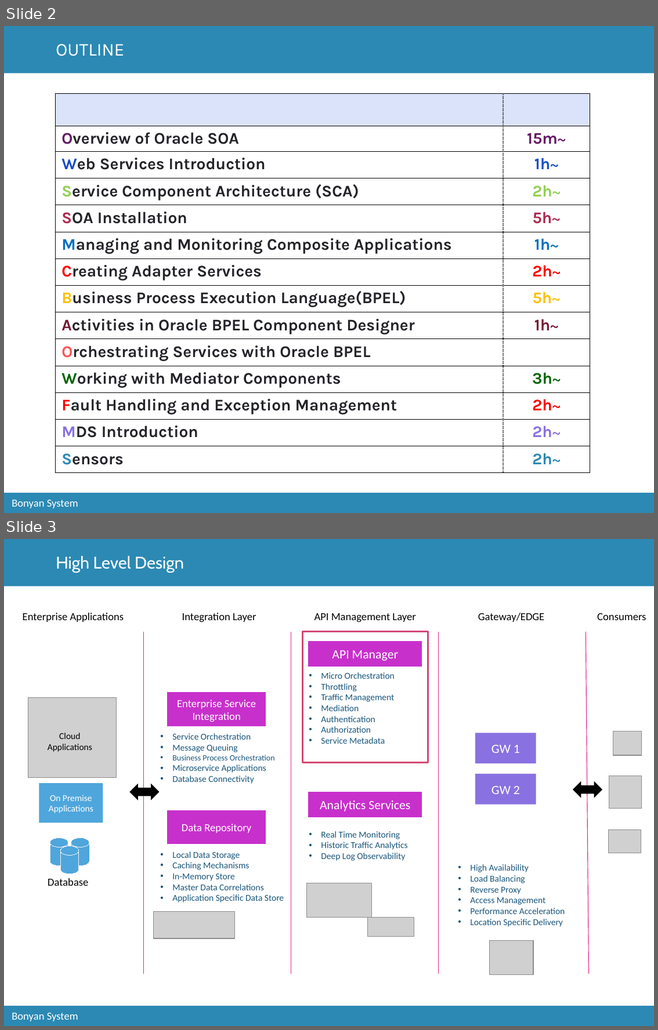
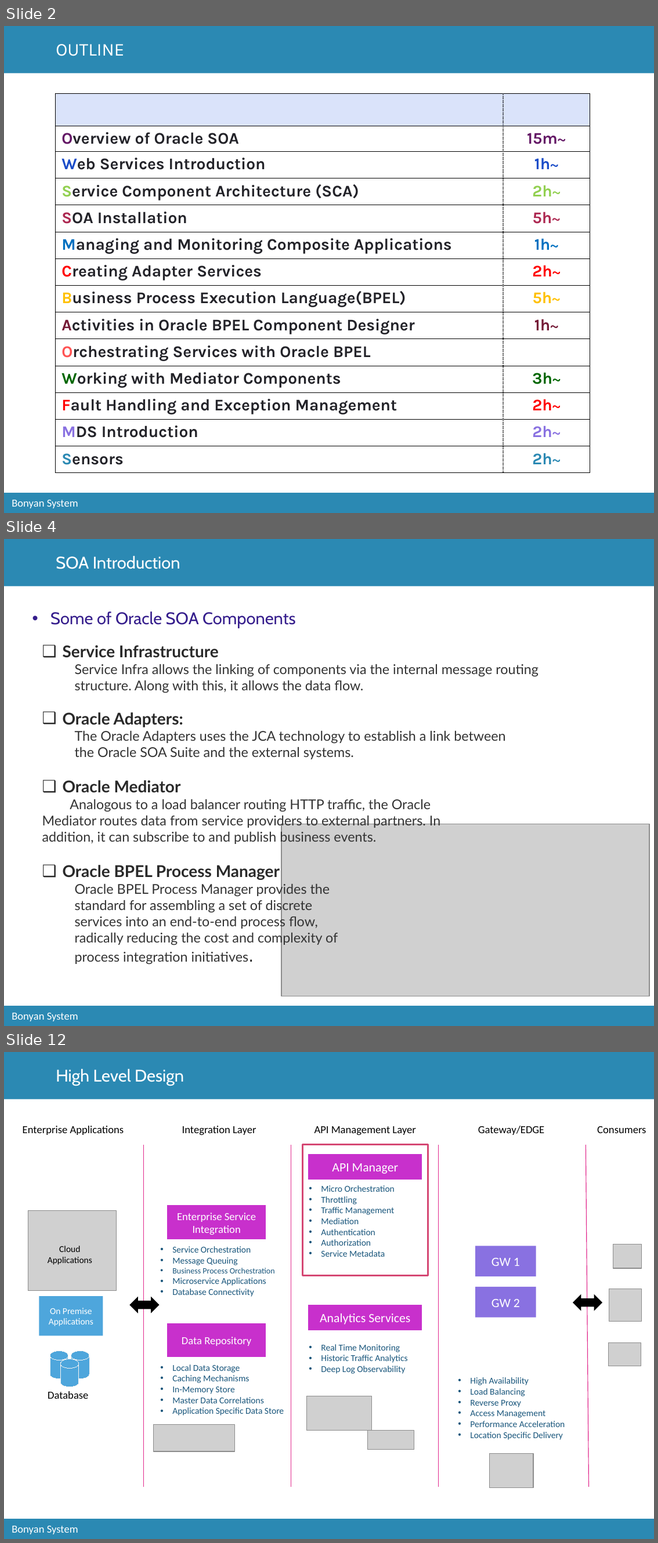
Before and after one commit to catcry/soaTraining, a slide deck: Presentation/soaTrainingPresentation.pptx. Shown one above the other, each under a label of ours: slides 2 and 3 before the commit, slides 2, 4 and 12 after it; the slides between them are not shown. The pictures are 658x1030 and 658x1543 pixels, drawn with LibreOffice and Linux fonts; fonts in the diff are those of the drawing; grey boxes stand for pictures; background and template pictures are left out. Boxes give left, top, right and bottom in pixels: in the first picture for what was removed or moved away, otherwise in the second. Text is boxed around its words. In the diff, an @@ line names an element or a change of style, - is before the commit and + after.

```diff
--- a/Presentation/soaTrainingPresentation.pptx
+++ b/Presentation/soaTrainingPresentation.pptx
@@ slide 4 added at box(4, 539, 654, 1026), background #FFFFFF; not listed: 3 template elements that a slide beside it also shows @@
@@ title added at box(56, 556, 180, 569), 18.8 pt, text #FFFFFF @@
+SOA Introduction
@@ text added at box(50, 611, 295, 628), 18.8 pt, text #351D8C @@
+• Some of Oracle SOA Components
@@ text added at box(63, 645, 538, 693), 15 pt, text #333333 @@
+❑ Service Infrastructure
+  Service Infra allows the linking of components via the internal message routing structure. Along with this, it allows the data flow.
@@ text added at box(63, 712, 505, 759), 15 pt, text #333333 @@
+❑ Oracle Adapters:
+  The Oracle Adapters uses the JCA technology to establish a link between the Oracle SOA Suite and the external systems.
@@ text added at box(42, 780, 440, 845), 15 pt, text #333333 @@
+❑ Oracle Mediator
+Analogous to a load balancer routing HTTP traffic, the Oracle Mediator routes data from service providers to external partners. In addition, it can subscribe to and publish business events.
@@ picture added at box(281, 824, 649, 996) @@
@@ text added at box(63, 865, 338, 965), 15 pt, text #333333 @@
+❑ Oracle BPEL Process Manager
+  Oracle BPEL Process Manager provides the standard for assembling a set of discrete services into an end-to-end process flow, radically reducing the cost and complexity of process integration initiatives.
@@ what was slide 3 is now slide 12 @@
```
Also in this commit, not shown: 8 other slides added, 3 other files.
